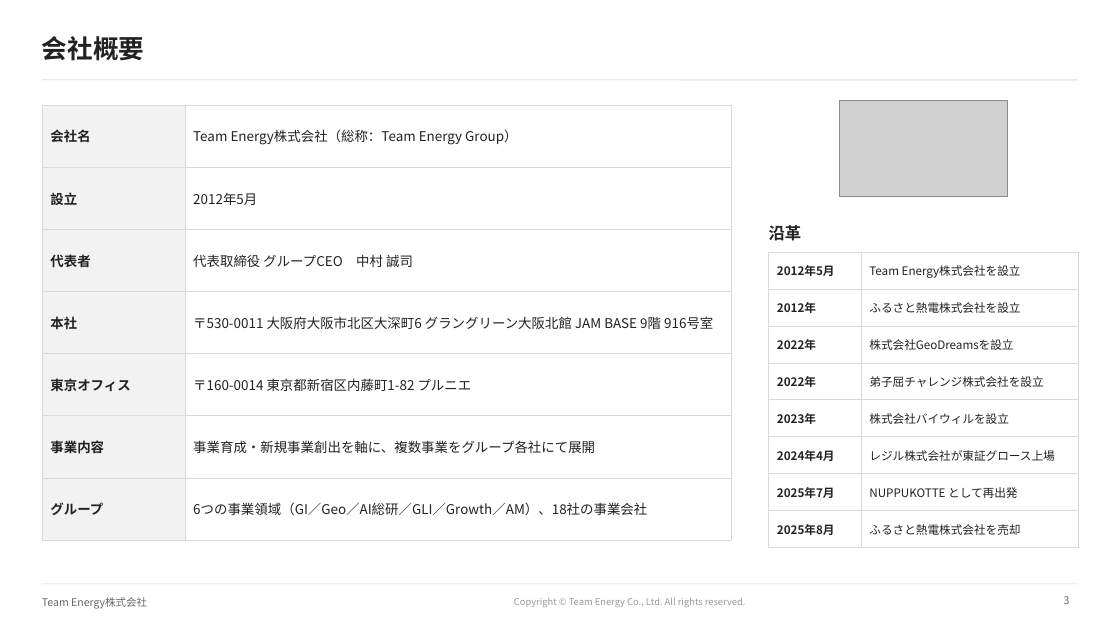
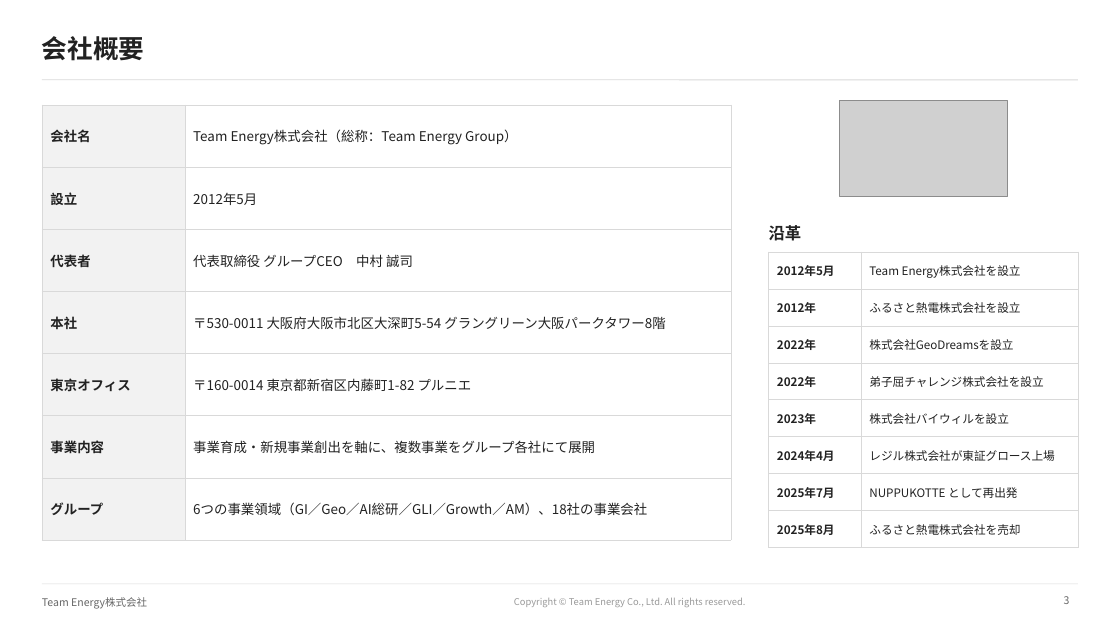
Before and after one commit to ttomoi-afk/desktop-tutorial, a slide deck: slide 3 of teamenergy/docs/TeamEnergy_会社紹介資料.pptx. Drawn at 1120x630 pixels with LibreOffice and Linux fonts; fonts in the diff are those of the drawing; grey boxes stand for pictures; background and template pictures are left out. Boxes give left, top, right and bottom in pixels: in the first picture for what was removed or moved away, otherwise in the second. Text is boxed around its words. In the diff, an @@ line names an element or a change of style, - is before the commit and + after.

```diff
--- a/teamenergy/docs/TeamEnergy_会社紹介資料.pptx
+++ b/teamenergy/docs/TeamEnergy_会社紹介資料.pptx
@@ table at <box>42,105,731,519</box> @@
-row 4, column 2: 〒530-0011 大阪府大阪市北区大深町6 グラングリーン大阪北館 JAM BASE 9階 916号室
+row 4, column 2: 〒530-0011 大阪府大阪市北区大深町5-54 グラングリーン大阪パークタワー8階
```
Also in this commit, not shown: 2 other slides changed, 5 other files.
